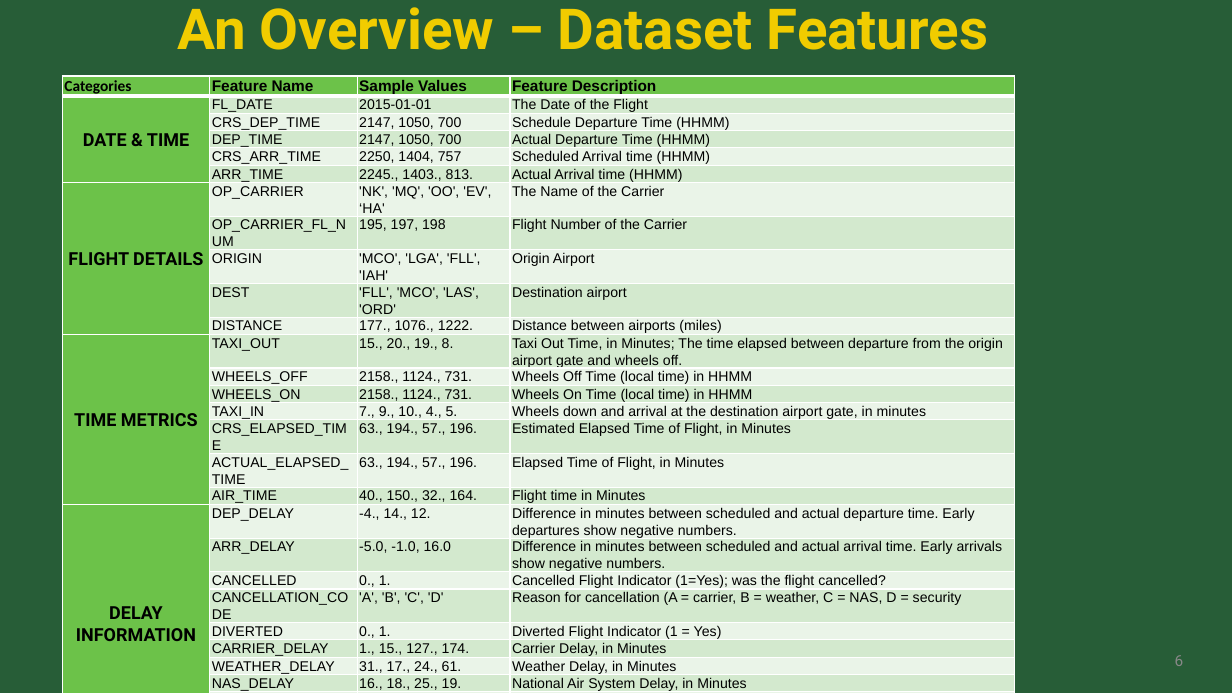
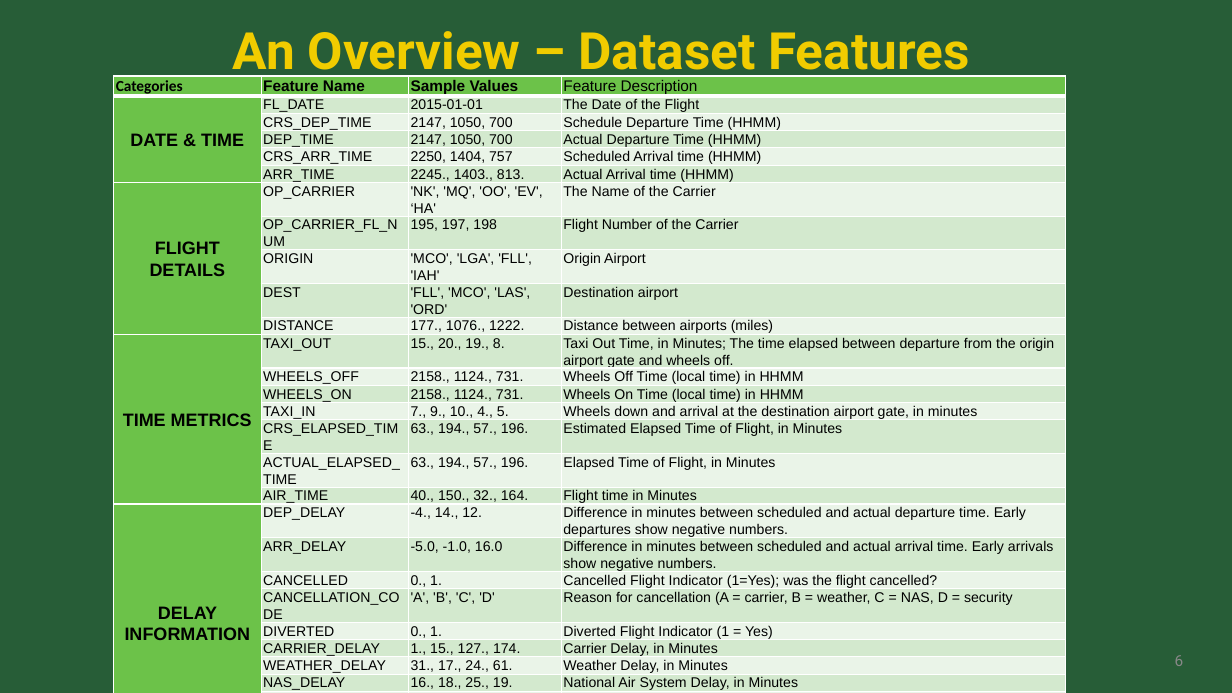
Before and after one commit to sk2003hw/Airline_Delay_and_Cancellation_Analysis, a slide deck: slide 6 of MATH 509_Project Presentation_Draft.pptx. Drawn at 1232x693 pixels with LibreOffice and Linux fonts; fonts in the diff are those of the drawing; background and template pictures are left out. Boxes give left, top, right and bottom in pixels: in the first picture for what was removed or moved away, otherwise in the second. Text is boxed around its words. In the diff, an @@ line names an element or a change of style, - is before the commit and + after.

Commit message:
updated ppt after modelling and metrics

```diff
--- a/MATH 509_Project Presentation_Draft.pptx
+++ b/MATH 509_Project Presentation_Draft.pptx
@@ text "An Overview – Dataset Features": place and size @@
-text "An Overview – Dataset Features" at [178, 7, 988, 50]
+text "An Overview – Dataset Features" at [233, 31, 969, 82]
@@ text "An Overview – Dataset Features" at [233, 31, 969, 82]: size 44 to 40 pt; line spacing 0.8 to 0.9 @@
@@ table at [114, 76, 1067, 693] @@
@@ font Roboto to Arial in "DATE & TIME", "FLIGHT DETAILS", "TIME METRICS", "DELAY INFORMATION" @@
@@ less space between paragraphs @@
@@ table: place and size @@
-table at [62, 76, 1015, 693]
+table at [114, 76, 1067, 693]
```
Also in this commit, not shown: 8 other slides changed, 6 slides added, 4 slides removed.
